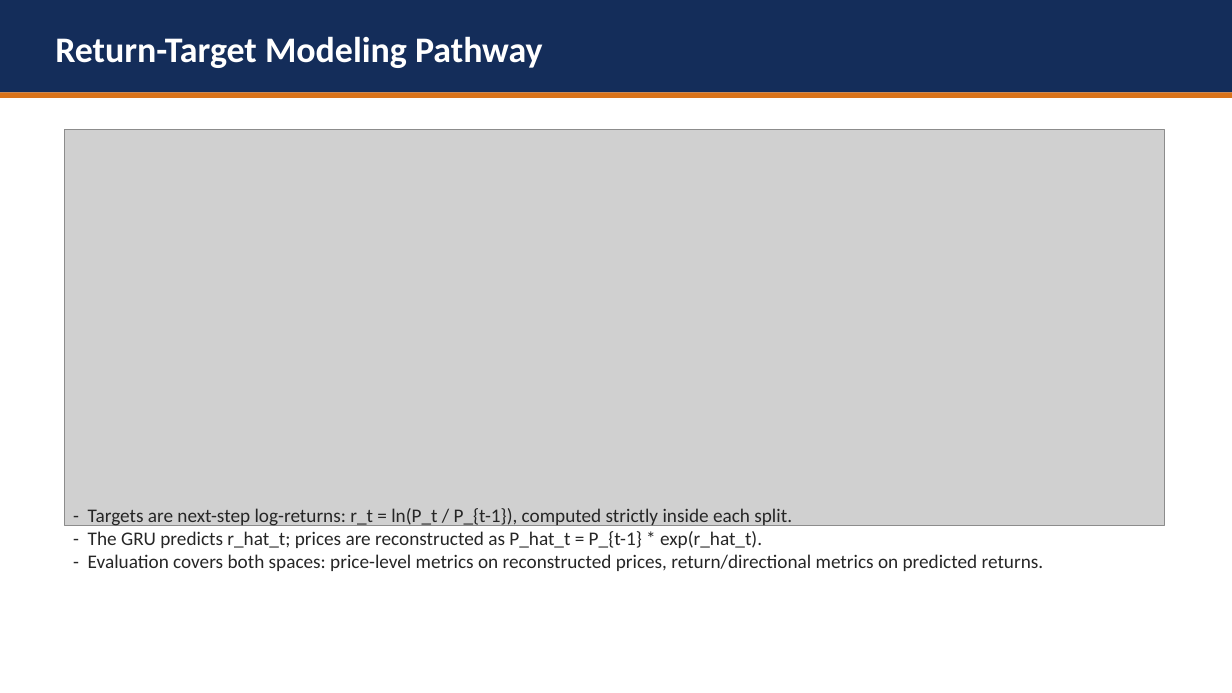
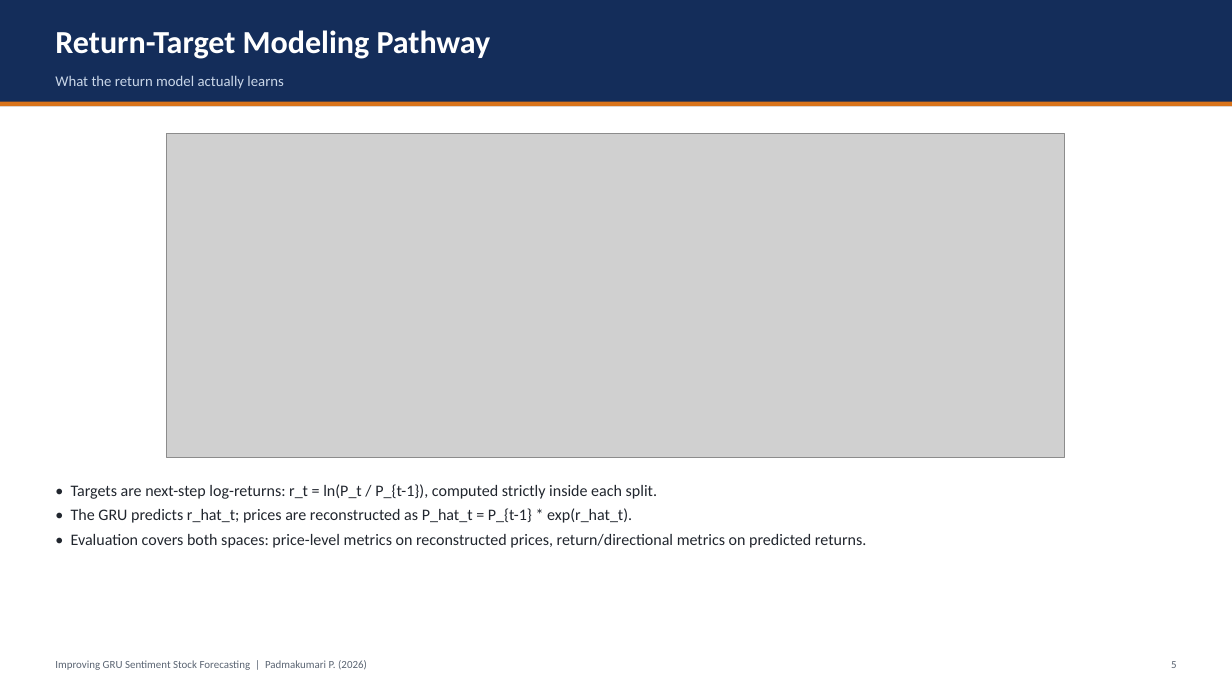
Before and after one commit to hudaifahwins/improving-gru-sentiment-stock-forecasting-padmakumari-maam, a slide deck: slide 6 of PROJECT_PRESENTATION.pptx. Drawn at 1232x693 pixels with LibreOffice and Linux fonts; fonts in the diff are those of the drawing; grey boxes stand for pictures. Boxes give left, top, right and bottom in pixels: in the first picture for what was removed or moved away, otherwise in the second. Text is boxed around its words. In the diff, an @@ line names an element or a change of style, - is before the commit and + after.

Commit message:
design: rebuild presentation with consistent grid, no overlapping shapes

```diff
--- a/PROJECT_PRESENTATION.pptx
+++ b/PROJECT_PRESENTATION.pptx
@@ rectangle: place and size @@
-rectangle at (0,0,1232,92)
+rectangle at (0,0,1232,106)
@@ text "Return-Target Modeling Pathway" at (55,30,491,59): size 28 to 25 pt; more space between paragraphs @@
@@ text added at (55,75,284,89), 11.5 pt, text #C9D6E8 @@
+What the return model actually learns
@@ rectangle: place and size @@
-rectangle at (0,92,1232,98)
+rectangle at (0,102,1232,106)
@@ picture: place and size @@
-picture at (65,129,1165,525)
+picture at (166,134,1065,457)
@@ text at (71,484,866,548): text changed; size 15 to 12.5 pt; text colour #262626 to #21262E @@
-- Targets are next-step log-returns: r_t = ln(P_t / P_{t-1}), computed strictly inside each split.
-- The GRU predicts r_hat_t; prices are reconstructed as P_hat_t = P_{t-1} * exp(r_hat_t).
-- Evaluation covers both spaces: price-level metrics on reconstructed prices, return/directional metrics on predicted returns.
+• Targets are next-step log-returns: r_t = ln(P_t / P_{t-1}), computed strictly inside each split.
+• The GRU predicts r_hat_t; prices are reconstructed as P_hat_t = P_{t-1} * exp(r_hat_t).
+• Evaluation covers both spaces: price-level metrics on reconstructed prices, return/directional metrics on predicted returns.
@@ text added at (55,660,367,670), 8.5 pt, text #5A6472 @@
+Improving GRU Sentiment Stock Forecasting | Padmakumari P. (2026)
@@ text added at (1171,661,1177,668), 8.5 pt, text #5A6472 @@
+5
```
Also in this commit, not shown: 11 other slides changed.
